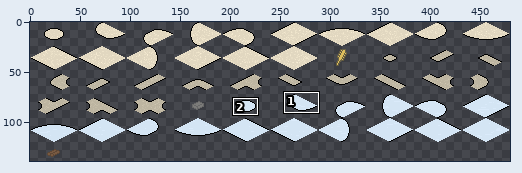
Sprite sheet -- data/gfx/paper/flat_48x24.png. The picture above shows the old version from afar; the outline marks the close-up.
Close-up. As it was:
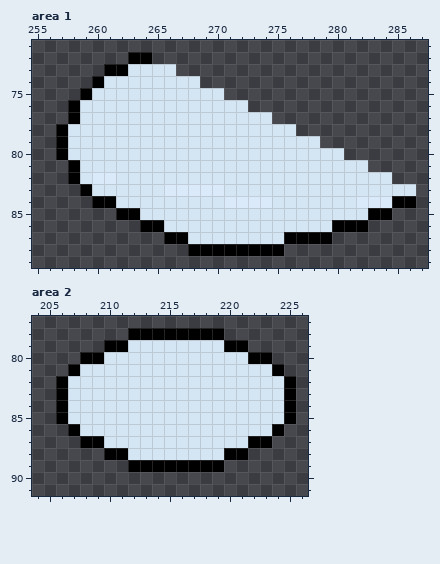
The file is 480x144 pixels. Colours within 5 levels of each other are drawn and written as one. Shown: area 1: x 255..287, y 71..89; area 2: x 204..226, y 77..91. The wide view leaves out empty margins. The commit also changed other parts of the picture, which this record leaves out.
And afterwards:
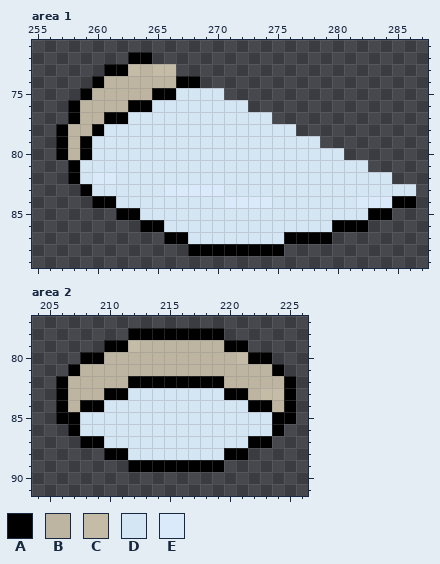
Palette (. is transparent): A #000000  B #bdb5a1  C #c4bca7  D #d4e5f4  E #daeafa
Edits made:
Area 1:
y 73: x 263..266 DDDD -> CBCC
y 74: x 261..268 DDDDDDDD -> BBBBBBAA
y 75: x 260..266 DDDDDDD -> BBBBBAA
y 76: x 259..264 DDDDDD -> BBBBAA
y 77: x 259..262 DDDD -> BBAA
y 78: x 258..260 DDD -> BBA
y 79..80: x 258..259 DD -> BA
Area 2:
y 79: x 212..219 DDDDDDDD -> CBBBBBBB
y 80: x 210..221 DDDDDDDDDDDD -> BBBBBBBBBBBC
y 81: x 208..223 DDDDDDDDDDDDDDDD -> BBBBBBBBBBBBBBBB
y 82: x 207..224 DDDDDDDDDDDDDDDDDD -> BBBBBAAAAAAAABBBBB
y 83: x 207..211 DDDDD -> BBBAA; x 220..224 DDDDD -> AABCC
y 84: x 207..209 DDD -> BAA; x 222..224 DDD -> AAB
y 85: x 207 D -> A; x 224 D -> A
Changed places in both close-ups, as pixel boxes (x1, y1, x2, y2):
changed: (68, 64, 200, 160)
changed: (68, 340, 284, 424)
